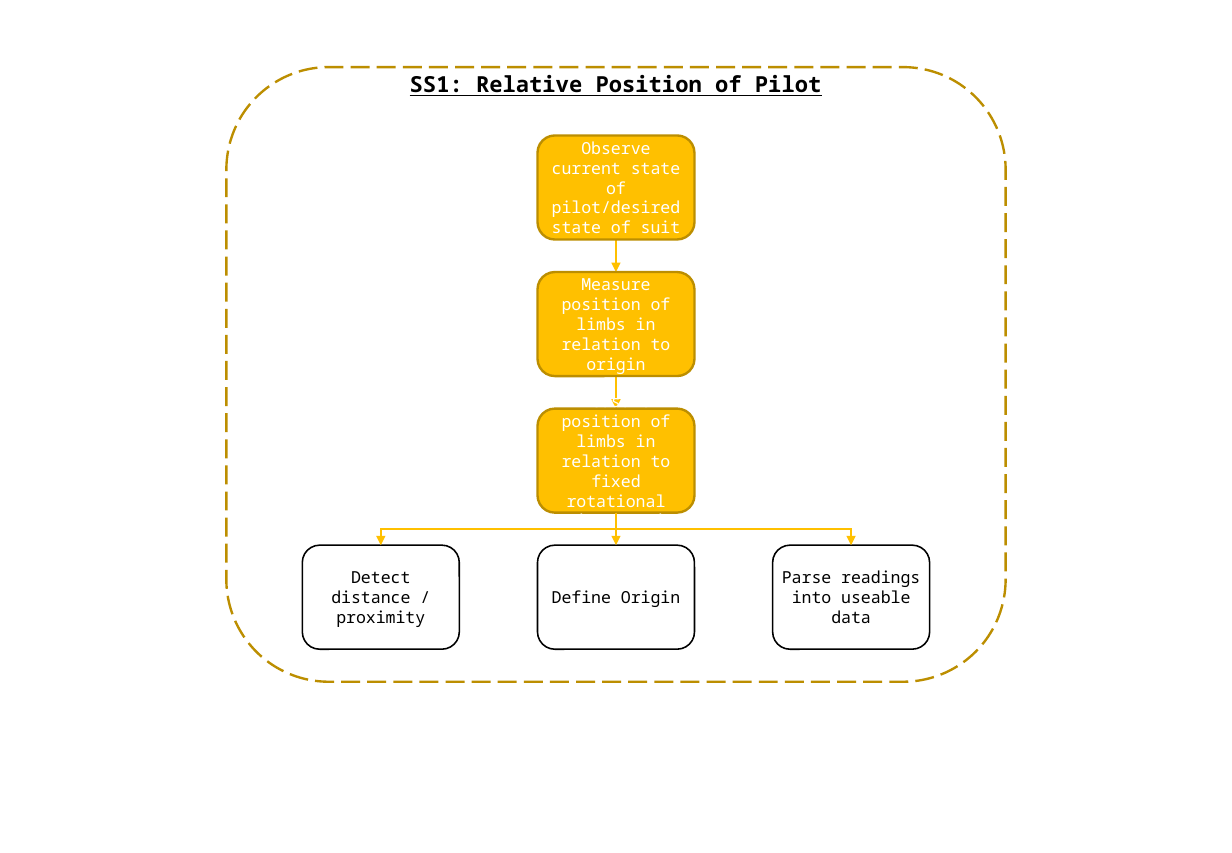
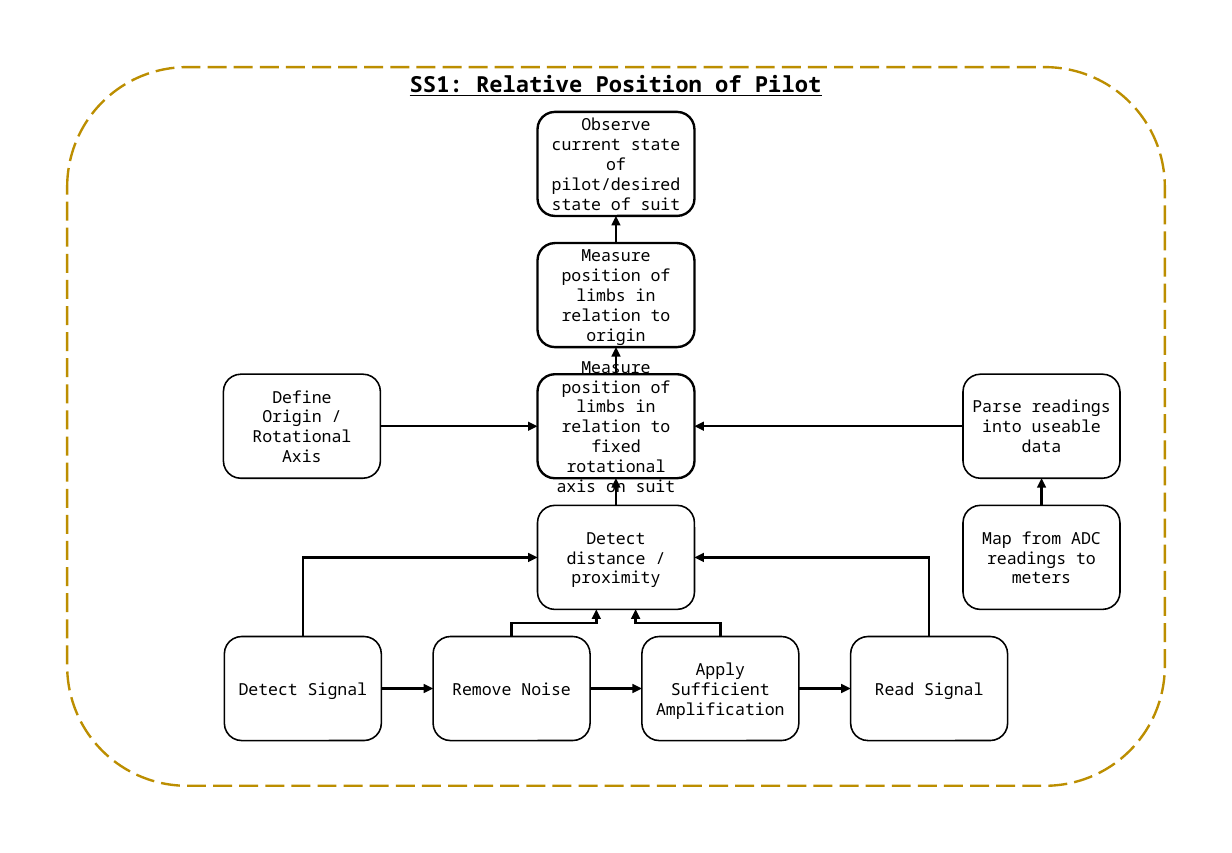
Before and after one commit to samuelwilliams413/METR4901, a slide deck: slide 2 of Documentation/FuncDecomp.pptx. Drawn at 1232x853 pixels with LibreOffice and Linux fonts; fonts in the diff are those of the drawing. Boxes give left, top, right and bottom in pixels: in the first picture for what was removed or moved away, otherwise in the second. Text is boxed around its words. In the diff, an @@ line names an element or a change of style, - is before the commit and + after.

```diff
--- a/Documentation/FuncDecomp.pptx
+++ b/Documentation/FuncDecomp.pptx
@@ rounded rectangle: place and size @@
-rounded rectangle at bbox=[226, 67, 1006, 681]
+rounded rectangle at bbox=[67, 67, 1165, 786]
@@ rounded rectangle "Observe current state of pilot/desired ...": place and size @@
-rounded rectangle "Observe current state of pilot/desired ..." at bbox=[538, 135, 695, 239]
+rounded rectangle "Observe current state of pilot/desired ..." at bbox=[538, 111, 695, 215]
@@ arrow moved from (617, 240) - (617, 272) to (617, 216) - (617, 243) @@
@@ arrow (617, 216) - (617, 243): stroke #FFC000 1.5 pt to #000000 1.5 pt; arrowheads changed @@
@@ rounded rectangle "Measure position of limbs in ...": place and size @@
-rounded rectangle "Measure position of limbs in ..." at bbox=[538, 272, 695, 375]
+rounded rectangle "Measure position of limbs in ..." at bbox=[538, 243, 695, 347]
@@ text colour #FFFFFF to #000000; fill #FFC000 to #FFFFFF; outline #BD8E00 1.5 pt to #000000 1.5 pt in 3 elements at bbox=[538, 111, 695, 215], bbox=[538, 243, 695, 347], bbox=[538, 374, 695, 478] @@
@@ rounded rectangle "Measure position of limbs in ...": place and size @@
-rounded rectangle "Measure position of limbs in ..." at bbox=[538, 408, 695, 512]
+rounded rectangle "Measure position of limbs in ..." at bbox=[538, 374, 695, 478]
@@ arrow moved from (617, 377) - (617, 408) to (617, 347) - (617, 374) @@
@@ arrow (617, 347) - (617, 374): stroke #FFC000 1.5 pt to #000000 1.5 pt; arrowheads changed @@
@@ rounded rectangle "Define Origin / Rotational Axis": place and size @@
-rounded rectangle "Define Origin / Rotational Axis" at bbox=[538, 545, 695, 648]
+rounded rectangle "Define Origin / Rotational Axis" at bbox=[223, 374, 380, 478]
@@ rounded rectangle "Parse readings into useable data": place and size @@
-rounded rectangle "Parse readings into useable data" at bbox=[772, 545, 929, 648]
+rounded rectangle "Parse readings into useable data" at bbox=[964, 374, 1121, 478]
@@ text in rounded rectangle at bbox=[252, 390, 351, 462]: text changed @@
-Define Origin
+Define Origin / Rotational Axis
@@ arrow added from (381, 427) to (538, 427), #000000 1.5 pt @@
@@ arrow added from (964, 427) to (695, 427), #000000 1.5 pt @@
@@ arrow moved from (617, 513) - (617, 545) to (617, 479) - (617, 505) @@
@@ arrow (617, 479) - (617, 505): stroke #FFC000 1.5 pt to #000000 1.5 pt; arrowheads changed @@
@@ arrow added from (1042, 505) to (1042, 479), #000000 1.5 pt @@
@@ rounded rectangle "Detect distance / proximity": place and size @@
-rounded rectangle "Detect distance / proximity" at bbox=[303, 545, 460, 648]
+rounded rectangle "Detect distance / proximity" at bbox=[538, 505, 695, 609]
@@ rounded rectangle added at bbox=[964, 505, 1121, 609], fill #FFFFFF, outline #000000 1 pt, 10.5 pt, text #000000 @@
+Map from ADC readings to meters
@@ elbow arrow removed from (617, 513) to (381, 545) @@
@@ elbow arrow removed from (617, 513) to (851, 545) @@
@@ elbow arrow added from (303, 637) to (538, 557), #000000 1.5 pt @@
@@ elbow arrow added from (929, 637) to (695, 557), #000000 1.5 pt @@
@@ elbow arrow added from (512, 637) to (596, 610), #000000 1.5 pt @@
@@ elbow arrow added from (720, 637) to (636, 610), #000000 1.5 pt @@
@@ group added at bbox=[224, 637, 1008, 741]: 4 rounded rectangles @@
+Detect Signal
+Remove Noise
+Apply Sufficient Amplification
+Read Signal
@@ arrow added from (381, 688) to (433, 688), #000000 1.5 pt @@
@@ arrow added from (590, 688) to (642, 688), #000000 1.5 pt @@
@@ arrow added from (799, 688) to (851, 688), #000000 1.5 pt @@
```
Also in this commit, not shown: 1 other slide changed, 2 other files.
